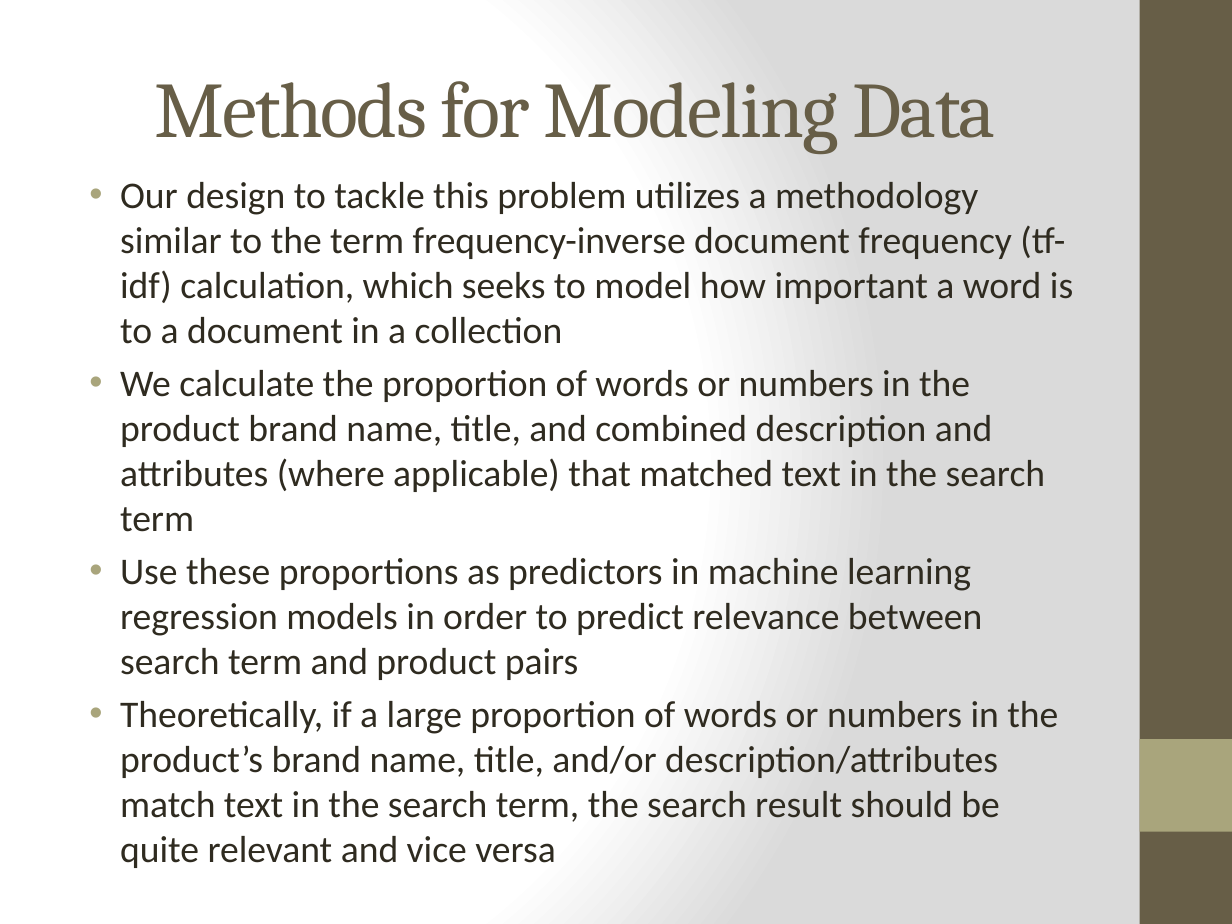
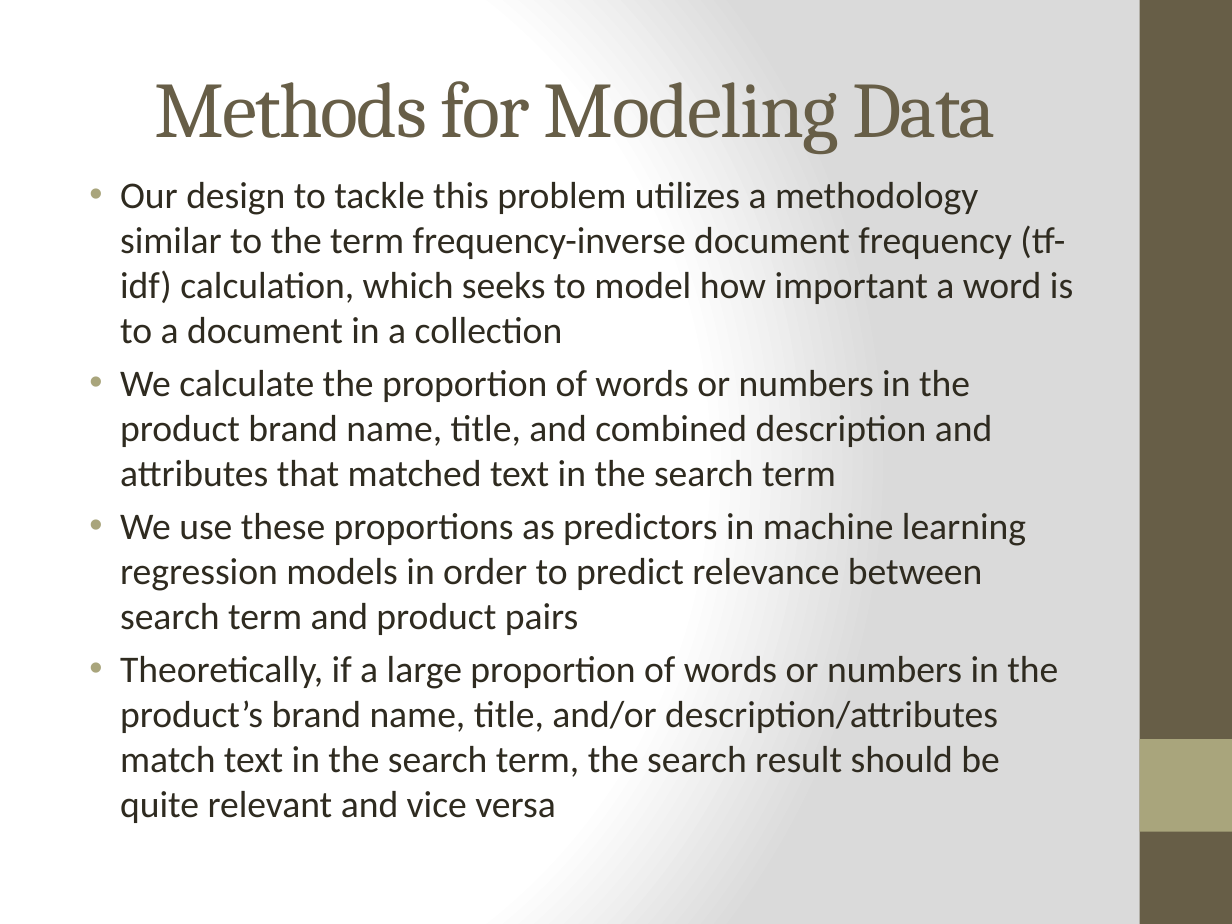
Before and after one commit to jmerranko/infsci_2725, a slide deck: slide 7 of Final Project/project_merranko_rodgers.pptx. Drawn at 1232x924 pixels with LibreOffice and Linux fonts; fonts in the diff are those of the drawing. Boxes give left, top, right and bottom in pixels: in the first picture for what was removed or moved away, otherwise in the second. Text is boxed around its words. In the diff, an @@ line names an element or a change of style, - is before the commit and + after.

```diff
--- a/Final Project/project_merranko_rodgers.pptx
+++ b/Final Project/project_merranko_rodgers.pptx
@@ text at (x1=120, y1=370, x2=1026, y2=635): text changed @@
-• We calculate the proportion of words or numbers in the product brand name, title, and combined description and attributes (where applicable) that matched text in the search term
-• Use these proportions as predictors in machine learning regression models in order to predict relevance between search term and product pairs
+• We calculate the proportion of words or numbers in the product brand name, title, and combined description and attributes that matched text in the search term
+• We use these proportions as predictors in machine learning regression models in order to predict relevance between search term and product pairs
```
Also in this commit, not shown: 5 other slides changed.
